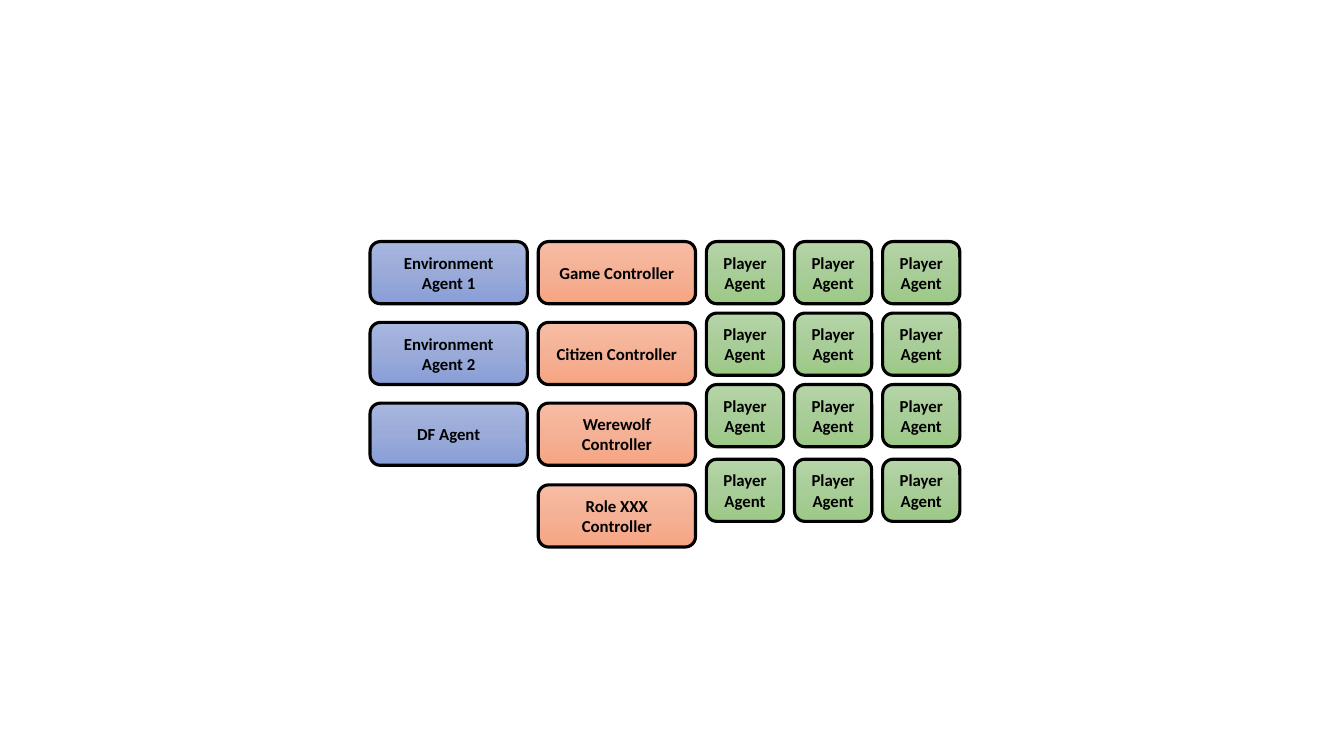
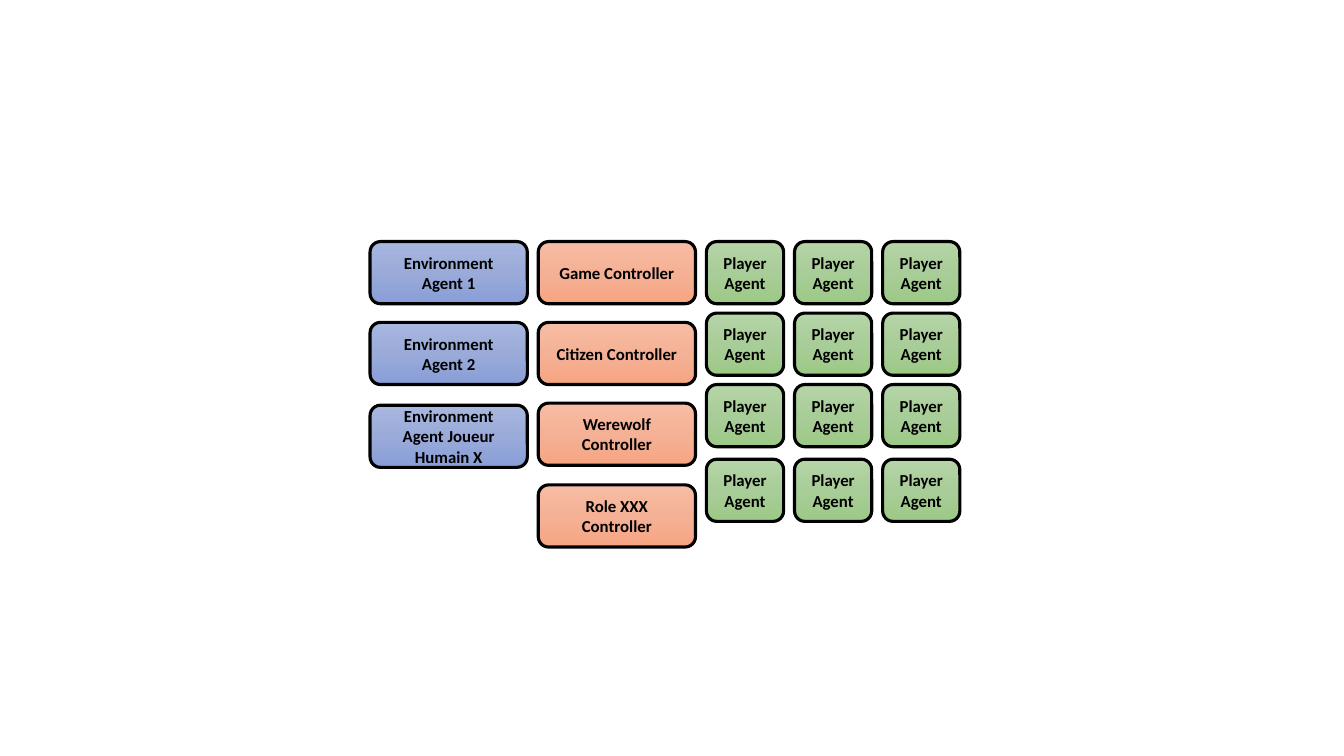
Before and after one commit to konamdav/Loup-Garou, a slide deck: slide 3 of Soutenance.pptx. Drawn at 1344x756 pixels with LibreOffice and Linux fonts; fonts in the diff are those of the drawing; background and template pictures are left out. Boxes give left, top, right and bottom in pixels: in the first picture for what was removed or moved away, otherwise in the second. Text is boxed around its words. In the diff, an @@ line names an element or a change of style, - is before the commit and + after.

```diff
--- a/Soutenance.pptx
+++ b/Soutenance.pptx
@@ text in rounded rectangle at (x1=403, y1=410, x2=495, y2=467): text changed @@
-DF Agent
+Environment Agent Joueur Humain X
```
Also in this commit, not shown: 9 slides added, 50 other files.
